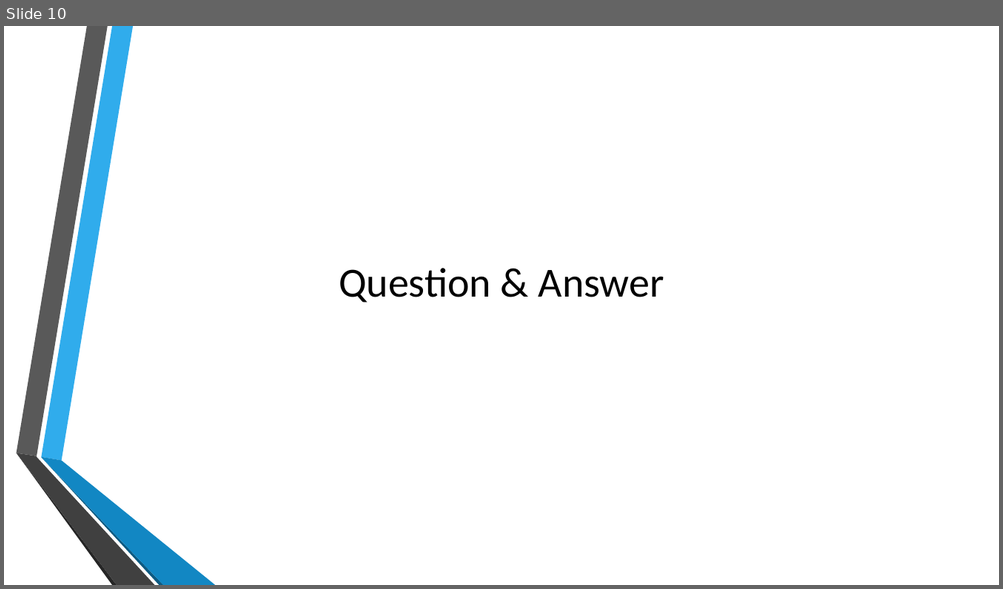
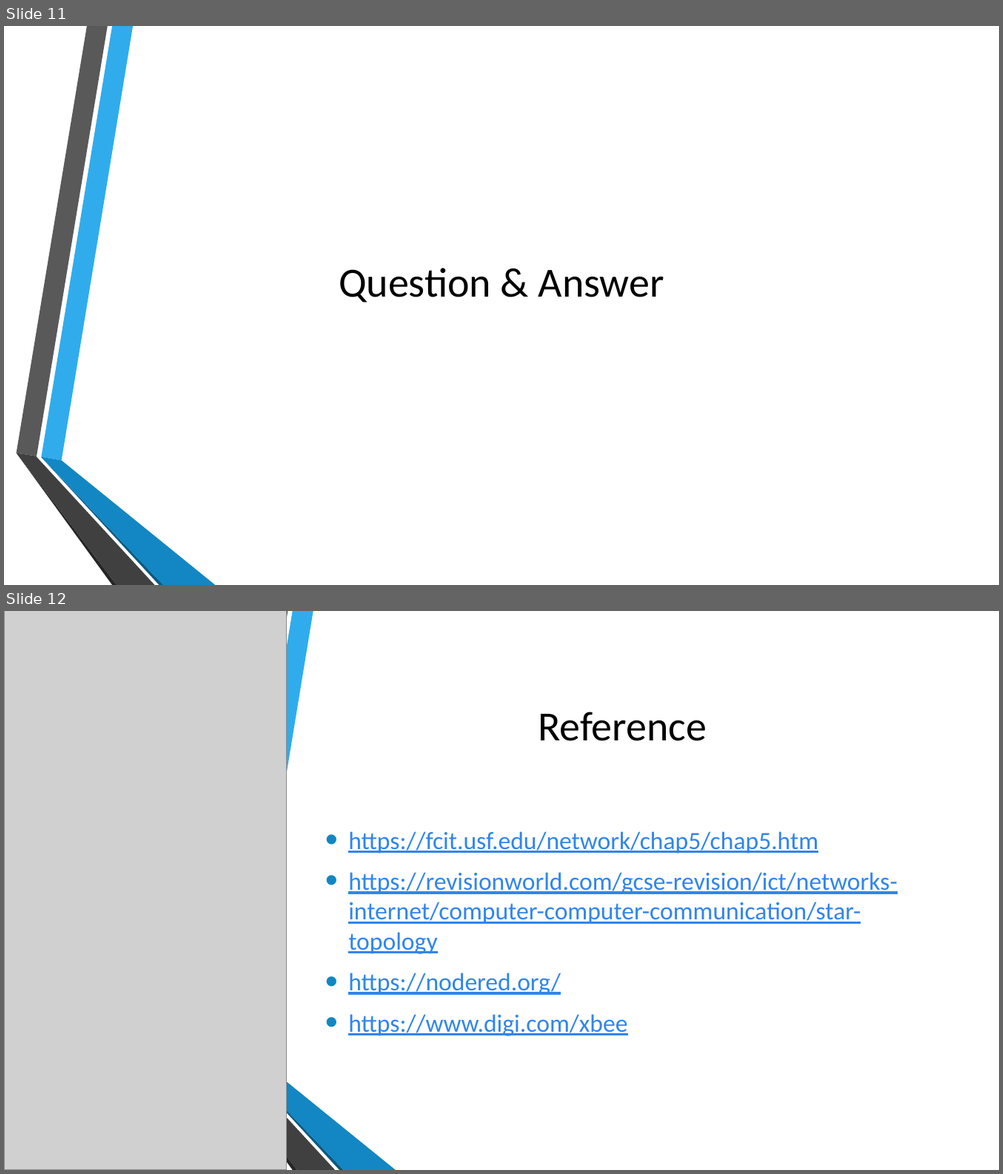
Before and after one commit to AWTZA/ELEX-4560-Project, a slide deck: Oral_Presentation.pptx. Shown one above the other, each under a label of ours: slide 10 before the commit, slides 11 and 12 after it. The pictures are 1003x589 and 1003x1174 pixels, drawn with LibreOffice and Linux fonts; fonts in the diff are those of the drawing; grey boxes stand for pictures; background and template pictures are left out. Boxes give left, top, right and bottom in pixels: in the first picture for what was removed or moved away, otherwise in the second. Text is boxed around its words. In the diff, an @@ line names an element or a change of style, - is before the commit and + after.

```diff
--- a/Oral_Presentation.pptx
+++ b/Oral_Presentation.pptx
@@ slide 12 added at (4, 611, 999, 1170), background picture (left out); not listed: 6 template elements that a slide beside it also shows @@
@@ rectangle added at (4, 611, 999, 1170), fill #FFFFFF @@
@@ picture added at (4, 611, 286, 1170) @@
@@ freeform shape added at (190, 611, 403, 1043), fill #FFFFFF @@
@@ title added at (538, 712, 707, 741), 40 pt, text #000000 @@
+Reference
@@ text added at (348, 832, 896, 1037), 24 pt, text #3085ED, underline @@
+• https://fcit.usf.edu/network/chap5/chap5.htm
+• https://revisionworld.com/gcse-revision/ict/networks-internet/computer-computer-communication/star-topology
+• https://nodered.org/
+• https://www.digi.com/xbee
@@ freeform shape added at (192, 1040, 397, 1170), fill #FFFFFF @@
@@ group added at (196, 611, 395, 1170): 6 freeform shapes @@
@@ what was slide 10 is now slide 11 @@
```
Also in this commit, not shown: 5 slides changed, 3 other slides added, 2 slides removed.
